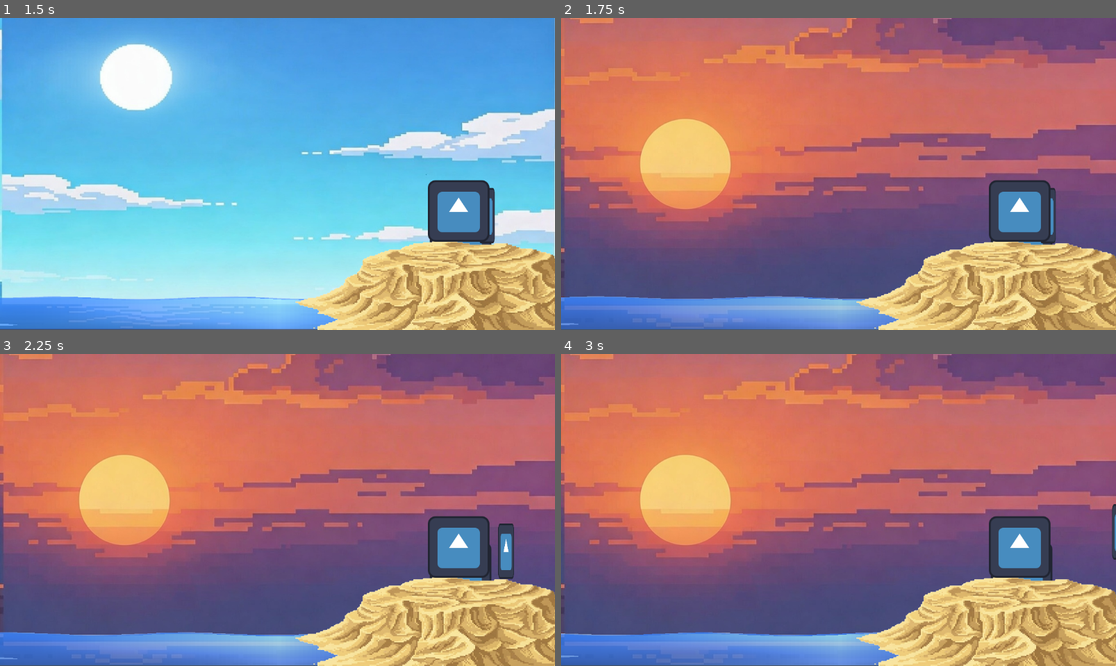
Above: before the commit, frames 1-4 (two rows, left to right).
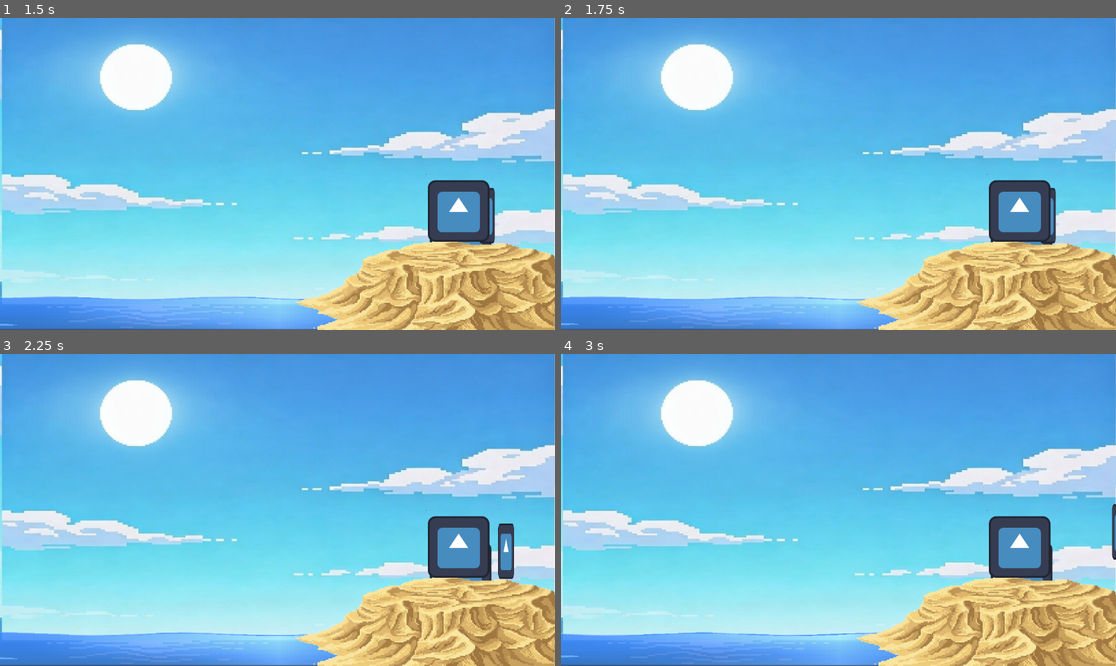
Above: after the commit, the same moments.

Repository: Jadiefication/Campfire-GameJam
Game: Godot game, scene res://scenes/base.tscn
Same seed, same stepped clock (60 frames per second), same inputs: the game is played once before the commit and once after it. The engine's default icon, where the game draws it, is replaced by a stand-in: a white triangle on a blue panel in a dark square.
Inputs:
- Up to frame 1 (1.5 s): tap Enter at 0.5 s; hold Right (move_right) 0.53-1.28 s; tap Space at 1.25 s; hold S (move_down) from 1.28 s (still down)
- Up to frame 2 (1.75 s): keep holding S (move_down)
- Up to frame 3 (2.25 s): release S (move_down) at 2.03 s; hold Right (move_right) from 2.03 s (still down)
- Up to frame 4 (3 s): release Right (move_right) at 2.78 s; hold W (move_up) from 2.78 s (still down)

Frame 1 is identical in both runs. In frame 2, 85% of the frame differs, in the area x 0-100%, y 0-100%; in frame 3, 84%; in frame 4, 85%.
Error after the commit: Invalid type in GDScript utility function "load()". Cannot convert argument 1 from Object to String. (res://scripts/background.gd:17)

Commit message:
transparent

Diff:
--- a/scripts/background.gd
+++ b/scripts/background.gd
@@ -7,16 +7,30 @@
 preload("res://IMGS/nigg.jpg"),
 preload("res://IMGS/mor.jpeg")
 ]
+@export var transition_time: float = 1.5 # seconds for fade
 
 var current_index = 0
+var active_bg = true
 
 func _ready():
-	self.texture = backgrounds[current_index]
+	# Load first background
+	$BackgroundA.texture = load(backgrounds[current_index])
+	$BackgroundB.modulate.a = 0.0 # invisible
 	$Timer.connect("timeout", Callable(self, "_on_Timer_timeout"))
 
 func _on_Timer_timeout():
-# Change to the next background
+	# Prepare next background
 	current_index += 1
 	if current_index >= backgrounds.size():
 		current_index = 0
-	self.texture = backgrounds[current_index]
+
+	var fade_bg = $BackgroundB if active_bg else $BackgroundA
+	var show_bg = $BackgroundA if active_bg else $BackgroundB
+
+	fade_bg.texture = load(backgrounds[current_index])
+	fade_bg.modulate.a = 0.0 # start transparent
+# Animate fade
+	fade_bg.animate_property("modulate:a", 1.0, transition_time)
+	show_bg.animate_property("modulate:a", 0.0, transition_time)
+
+	active_bg = not active_bg
